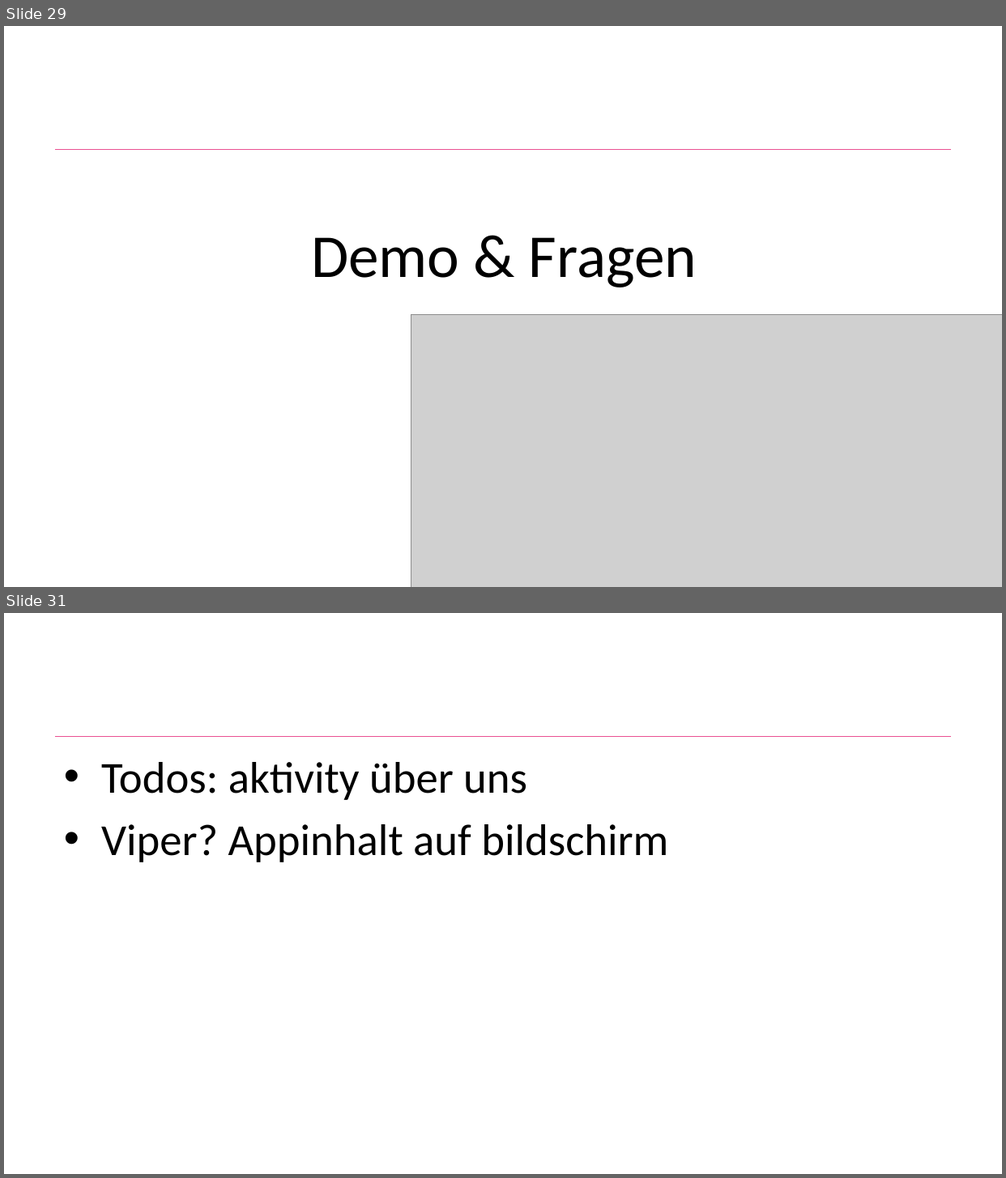
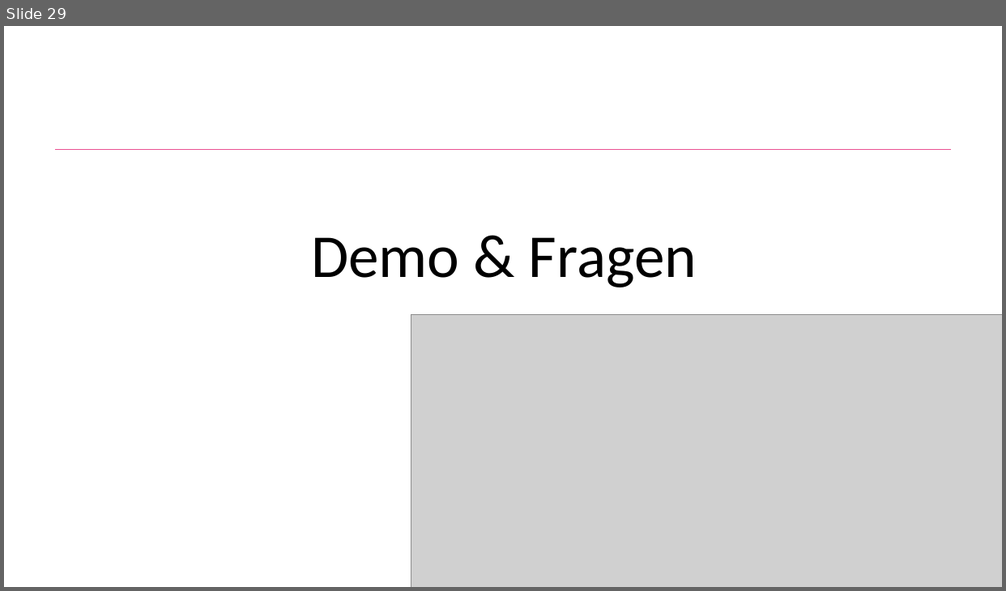
Before and after one commit to He1md4ll/MobileMeshViewer, a slide deck: docs/mobile_meshviewer_praezi.pptx. Shown one above the other, each under a label of ours: slides 29 and 31 before the commit, slide 29 after it; the slides between them are not shown. The pictures are 1006x1178 and 1006x591 pixels, drawn with LibreOffice and Linux fonts; fonts in the diff are those of the drawing; grey boxes stand for pictures; background and template pictures are left out. Boxes give left, top, right and bottom in pixels: in the first picture for what was removed or moved away, otherwise in the second. Text is boxed around its words. In the diff, an @@ line names an element or a change of style, - is before the commit and + after.

```diff
--- a/docs/mobile_meshviewer_praezi.pptx
+++ b/docs/mobile_meshviewer_praezi.pptx
@@ slide 31 removed at (4, 613, 1002, 1174), background #FFFFFF; not listed: 1 template element that a slide beside it also shows @@
@@ text removed at (101, 762, 668, 862) @@
-• Todos: aktivity über uns
-• Viper? Appinhalt auf bildschirm
```
Also in this commit, not shown: 6 slides changed.
